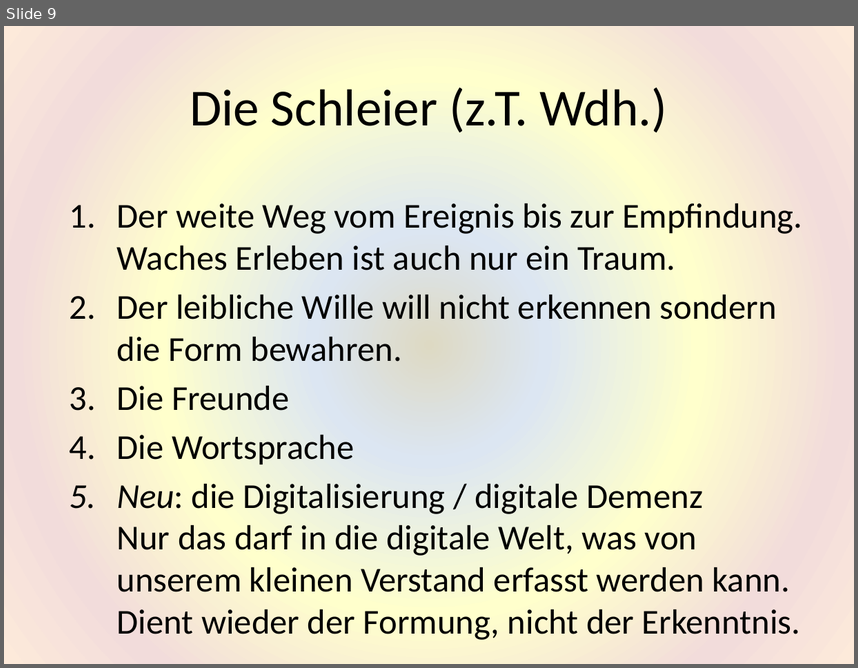
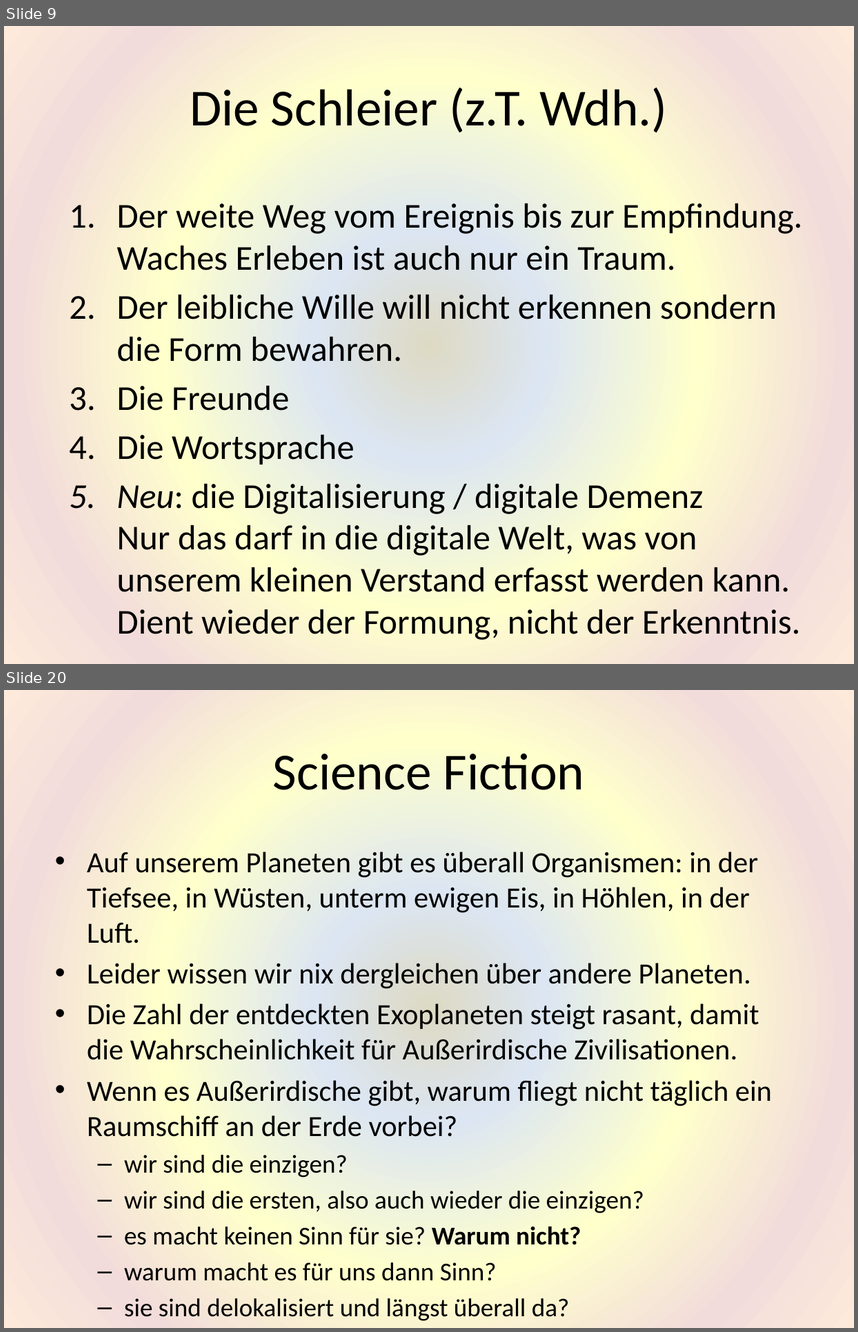
Before and after one commit to HaraldRieder/Physikalismus, a slide deck: Philosophie.pptx. Shown one above the other, each under a label of ours: slide 9 before the commit, slides 9 and 20 after it; the slides between them are not shown. The pictures are 858x668 and 858x1332 pixels, drawn with LibreOffice and Linux fonts; fonts in the diff are those of the drawing. Boxes give left, top, right and bottom in pixels: in the first picture for what was removed or moved away, otherwise in the second. Text is boxed around its words. In the diff, an @@ line names an element or a change of style, - is before the commit and + after.

```diff
--- a/Philosophie.pptx
+++ b/Philosophie.pptx
@@ slide 20 added at (4,690,854,1328), background gradient #DDD9C3 to #DCE6F2 to #FFFFCC to #F2DCDB to #FDEADA @@
@@ title added at (273,753,585,790), 44 pt, text #000000 @@
+Science Fiction
@@ text added at (87,851,772,1281), 24.8 pt, text #000000 @@
+• Auf unserem Planeten gibt es überall Organismen: in der Tiefsee, in Wüsten, unterm ewigen Eis, in Höhlen, in der Luft.
+• Leider wissen wir nix dergleichen über andere Planeten.
+• Die Zahl der entdeckten Exoplaneten steigt rasant, damit die Wahrscheinlichkeit für Außerirdische Zivilisationen.
+• Wenn es Außerirdische gibt, warum fliegt nicht täglich ein Raumschiff an der Erde vorbei?
+  – wir sind die einzigen?
+  – wir sind die ersten, also auch wieder die einzigen?
+  – es macht keinen Sinn für sie? Warum nicht?
+  – warum macht es für uns dann Sinn?
+  – sie sind delokalisiert und längst überall da?
```
Also in this commit, not shown: 10 slides changed, 2 other slides added, 3 slides removed.
